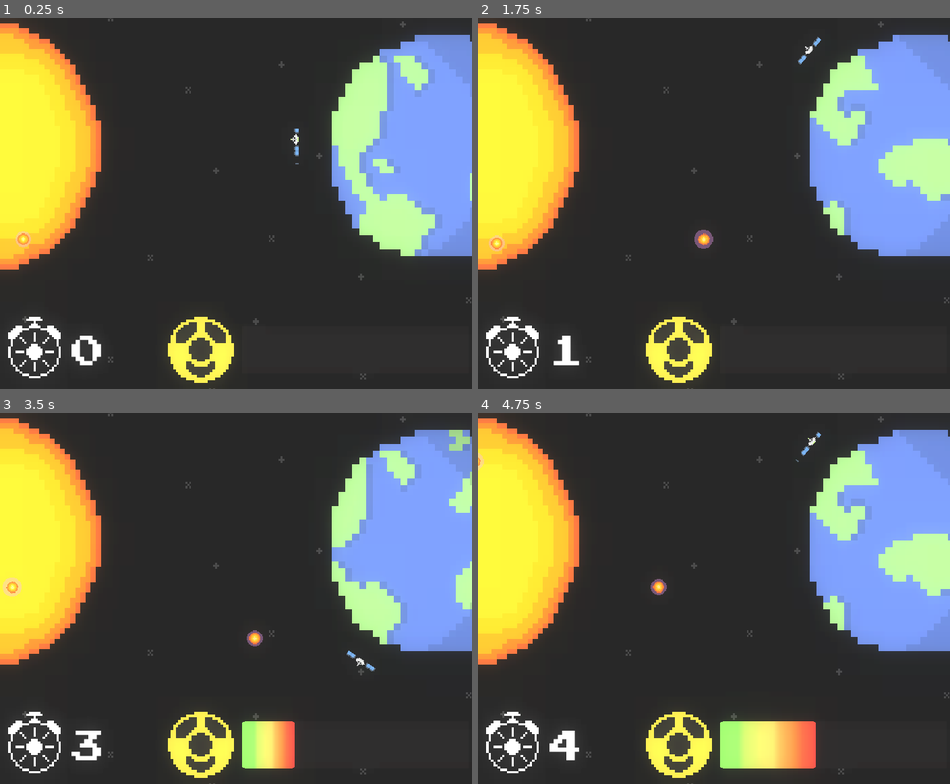
Above: before the commit, frames 1-4 (two rows, left to right).
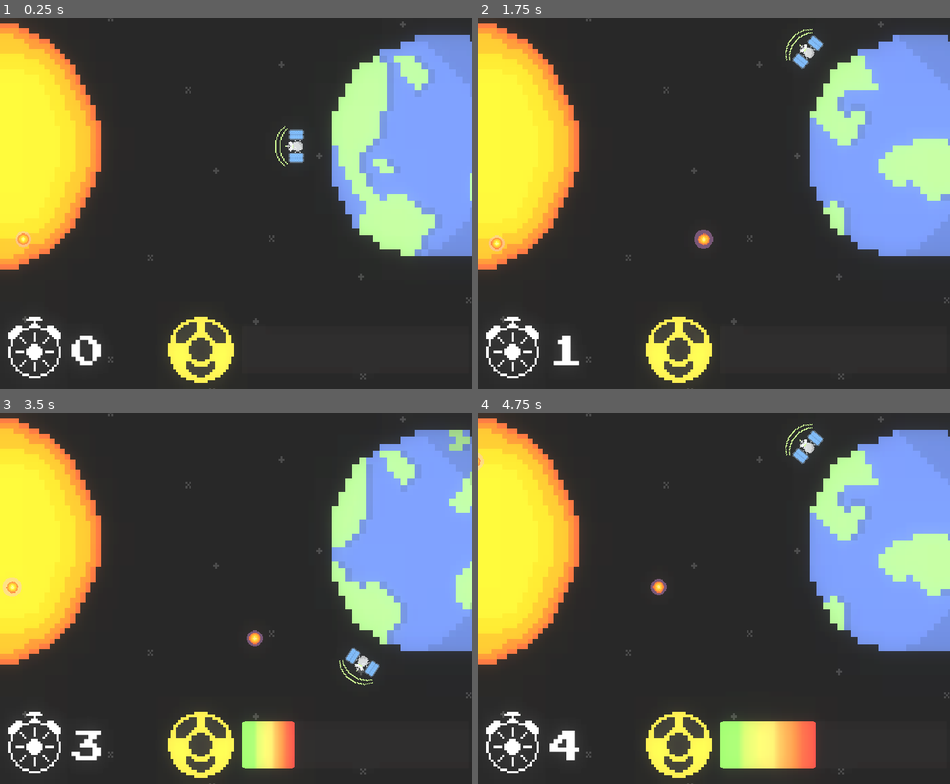
Above: after the commit, the same moments.

Repository: Liamx220/MiniJam76
Game: Godot game, scene res://Main.tscn
Two runs of this game, one before a commit and one after it. Both use one fixed random seed, a clock stepped at 60 frames per second and the inputs below. This scene is started directly instead of the project's main scene.
Inputs:
- Up to frame 1 (0.25 s): no input
- Up to frame 2 (1.75 s): hold D (right) 0.53-1.28 s; hold A (left) from 1.28 s (still down)
- Up to frame 3 (3.5 s): release A (left) at 2.03 s; hold D (right) from 2.03 s (still down)
- Up to frame 4 (4.75 s): release D (right) at 3.53 s; hold A (left) from 3.53 s (still down)

The runs differ from the first frame. In frame 1, 0.3% of the frame differs, in the area x 58-65%, y 29-40%; in frame 2, 0.3%; in frame 3, 0.3%; in frame 4, 0.3%.

Commit message:
updated animations

Diff:
--- a/MiniJam76/MiniJam76/Main.tscn
+++ b/MiniJam76/MiniJam76/Main.tscn
@@ -16,28 +16,46 @@
 [ext_resource path="res://Sprites/satellite.png" type="Texture" id=14]
 [ext_resource path="res://music/Sunstrider.wav" type="AudioStream" id=15]
 [ext_resource path="res://music/Error 1.wav" type="AudioStream" id=16]
+[ext_resource path="res://Sprites/satellite_hit.png" type="Texture" id=17]
 
 [sub_resource type="RectangleShape2D" id=1]
 extents = Vector2( 8.29504, 17.9775 )
 
-[sub_resource type="AtlasTexture" id=2]
+[sub_resource type="AtlasTexture" id=14]
 atlas = ExtResource( 2 )
-region = Rect2( 0, 0, 31, 16 )
-
-[sub_resource type="AtlasTexture" id=3]
+region = Rect2( 0, 0, 35, 25 )
+
+[sub_resource type="AtlasTexture" id=15]
 atlas = ExtResource( 2 )
-region = Rect2( 31, 0, 31, 16 )
+region = Rect2( 35, 0, 35, 25 )
+
+[sub_resource type="AtlasTexture" id=16]
+atlas = ExtResource( 17 )
+region = Rect2( 0, 0, 37, 25 )
+
+[sub_resource type="AtlasTexture" id=17]
+atlas = ExtResource( 17 )
+region = Rect2( 37, 0, 37, 25 )
+
+[sub_resource type="AtlasTexture" id=18]
+atlas = ExtResource( 17 )
+region = Rect2( 74, 0, 37, 25 )
 
 [sub_resource type="SpriteFrames" id=4]
 animations = [ {
-"frames": [ SubResource( 2 ), SubResource( 3 ) ],
+"frames": [ SubResource( 14 ), SubResource( 15 ) ],
 "loop": true,
 "name": "default",
 "speed": 1.0
+}, {
+"frames": [ SubResource( 16 ), SubResource( 17 ), SubResource( 18 ) ],
+"loop": false,
+"name": "hit",
+"speed": 5.0
 } ]
 
 [sub_resource type="RectangleShape2D" id=5]
-extents = Vector2( 10.161, 22.4356 )
+extents = Vector2( 8.83176, 18.9155 )
 
 [sub_resource type="DynamicFont" id=6]
 size = 50
@@ -89,7 +107,7 @@
 script = ExtResource( 5 )
 
 [node name="CollisionShape2D" type="CollisionShape2D" parent="satellite"]
-position = Vector2( -161.592, 0.532471 )
+position = Vector2( -155.676, 0.532471 )
 shape = SubResource( 1 )
 
 [node name="Sprite" type="AnimatedSprite" parent="satellite"]
@@ -97,14 +115,15 @@
 rotation = -1.5708
 scale = Vector2( 1.238, 1.238 )
 frames = SubResource( 4 )
-frame = 1
+animation = "hit"
+frame = 2
 playing = true
 
 [node name="Area2D" type="Area2D" parent="satellite"]
-position = Vector2( 0, 2.57138 )
+position = Vector2( 5.91592, 2.57138 )
 
 [node name="CollisionShape2D" type="CollisionShape2D" parent="satellite/Area2D"]
-position = Vector2( -161.437, 0.429047 )
+position = Vector2( -161.437, -1.99802 )
 shape = SubResource( 5 )
 
 [node name="soundtrack" type="AudioStreamPlayer2D" parent="satellite"]
--- a/MiniJam76/MiniJam76/player.gd
+++ b/MiniJam76/MiniJam76/player.gd
@@ -9,6 +9,7 @@
 var rotation_dir = 0
 var rotation_speed = 0
 func _ready():
+
 	$soundtrack.play()
 
 func get_input():
@@ -36,8 +37,8 @@
 
 func _on_Area2D_area_entered(area):
 	$hit.play()
-	sprite.animation = "hit"
+	$Sprite.play("hit")
 
 func _on_Sprite_animation_finished():
-	if (sprite.animation == "hit"):
-		sprite.animation = "blink"
+	if $Sprite.animation == "hit":
+		$Sprite.animation = "blink"
Not shown: 1 places in MiniJam76/MiniJam76/Main.tscn that only renumber resources
